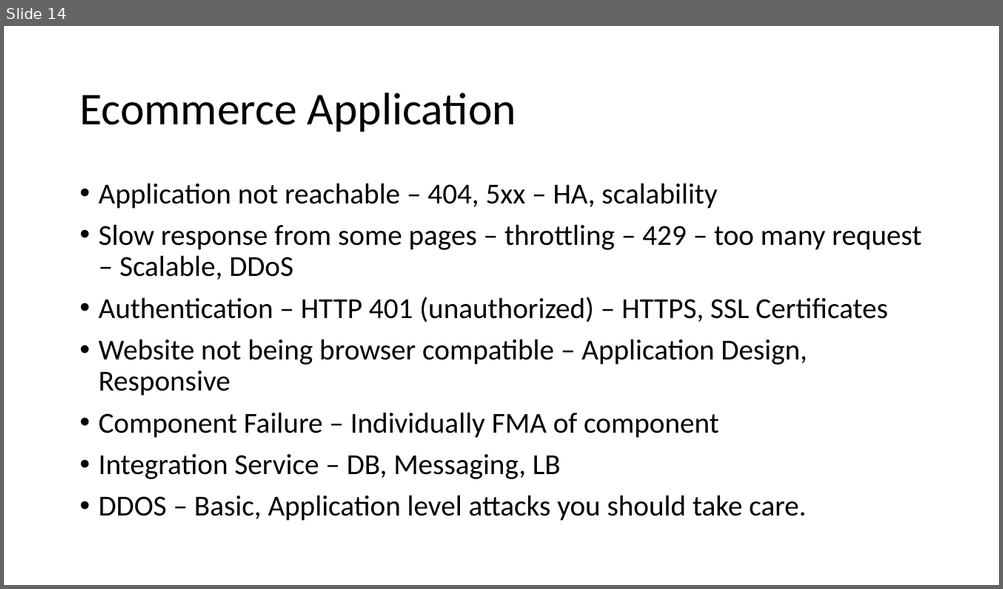
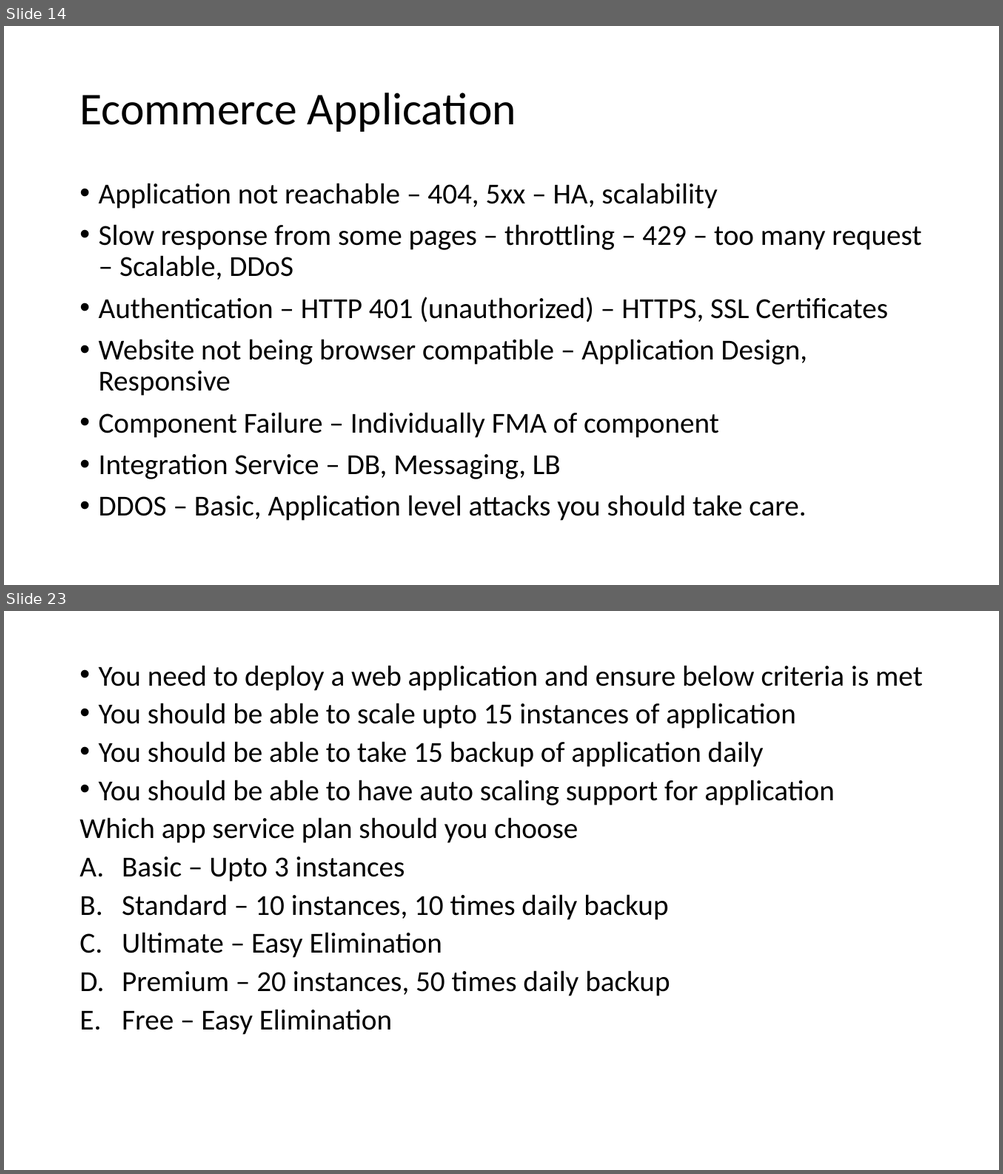
Before and after one commit to mgovind83/15July-AZ305, a slide deck: Business Continuity and Resiliency.pptx. Shown one above the other, each under a label of ours: slide 14 before the commit, slides 14 and 23 after it; the slides between them are not shown. The pictures are 1003x589 and 1003x1174 pixels, drawn with LibreOffice and Linux fonts; fonts in the diff are those of the drawing. Boxes give left, top, right and bottom in pixels: in the first picture for what was removed or moved away, otherwise in the second. Text is boxed around its words. In the diff, an @@ line names an element or a change of style, - is before the commit and + after.

Commit message:
Day 2

```diff
--- a/Business Continuity and Resiliency.pptx
+++ b/Business Continuity and Resiliency.pptx
@@ slide 23 added at box(4, 611, 999, 1170), background #FFFFFF @@
@@ text added at box(79, 665, 922, 1035), 28 pt, text #000000 @@
+• You need to deploy a web application and ensure below criteria is met
+• You should be able to scale upto 15 instances of application
+• You should be able to take 15 backup of application daily
+• You should be able to have auto scaling support for application
+Which app service plan should you choose
+A. Basic – Upto 3 instances
+B. Standard – 10 instances, 10 times daily backup
+C. Ultimate – Easy Elimination
+D. Premium – 20 instances, 50 times daily backup
+E. Free – Easy Elimination
```
Also in this commit, not shown: 14 other slides added.
